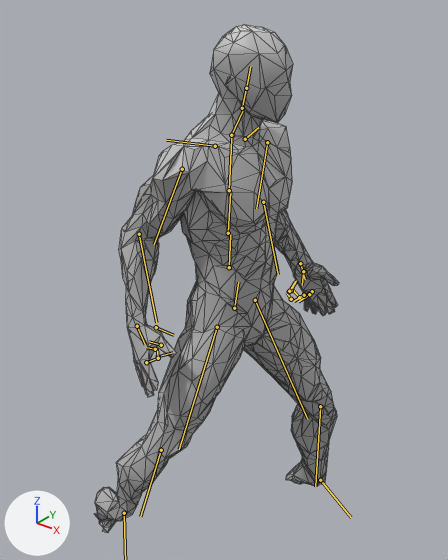
One commit to the glTF model assets/models/personaje/base/cuerpo_gigante.glb: the scene before it, then after it.
One viewpoint serves both versions: a camera (50 mm lens) standing at (1.29, -1.68, 2.42) and looking at (-0.13, 0.09, 1.32). The lights are fixed; the arrows at lower left show +X, +Y and +Z. The first picture is the older version. Both versions are drawn at frame 0 of the action 'bloquear'; the numbers are the values there. The bones that change, and the others that lie on the model, are drawn over the model as lines. Mesh edges are drawn as thin lines.

In view in the first picture: 'cuerpo'.
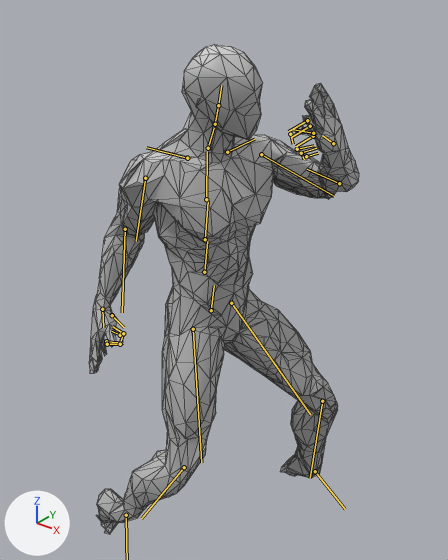
Boxes [x1, y1, x2, y2] around the edits, measured in the pictures (448 x 560 px):
'cuerpo', posed (10% wider)
    before: [94, 25, 339, 533]
    after: [89, 45, 359, 534]
bone 'pelvis', root to tip
    before: (234, 308) to (238, 282)
    after: (211, 310) to (214, 285)
bone 'spine_01', root to tip
    before: (229, 267) to (230, 234)
    after: (204, 272) to (207, 241)
bone 'spine_02', root to tip
    before: (228, 233) to (230, 191)
    after: (205, 239) to (208, 201)
bone 'spine_03', root to tip
    before: (229, 190) to (231, 138)
    after: (206, 199) to (207, 151)
bone 'neck_01', root to tip
    before: (231, 135) to (242, 111)
    after: (208, 148) to (214, 128)
bone 'head', root to tip
    before: (242, 108) to (246, 87)
    after: (215, 124) to (218, 105)
bone 'upperarm_l', root to tip
    before: (267, 142) to (256, 208)
    after: (261, 154) to (334, 196)
bone 'lowerarm_l', root to tip
    before: (263, 202) to (278, 274)
    after: (339, 183) to (307, 169)
bone 'upperarm_r', root to tip
    before: (182, 169) to (154, 244)
    after: (145, 178) to (136, 241)
bone 'lowerarm_r', root to tip
    before: (139, 234) to (156, 322)
    after: (125, 229) to (122, 312)
bone 'thigh_l', root to tip
    before: (255, 300) to (307, 419)
    after: (231, 303) to (310, 414)
bone 'calf_l', root to tip
    before: (320, 406) to (315, 486)
    after: (322, 401) to (310, 478)
bone 'foot_l', root to tip
    before: (320, 480) to (351, 517)
    after: (315, 471) to (345, 509)
bone 'thigh_r', root to tip
    before: (217, 327) to (179, 449)
    after: (193, 329) to (201, 462)
bone 'calf_r', root to tip
    before: (161, 450) to (140, 516)
    after: (184, 467) to (141, 518)

What the commit changed:
Bone 'pelvis' (bone_pelvis) moves from (0.026, 0.012, 0.119) to (0.0, -0.062, 0.01).
Bone 'pelvis' (bone_pelvis) turns from (1, 0, 0) to (0, 0, 0) degrees about its own x, y and z.
Bone 'spine_01' (bone_spine_01) turns from (0, 0, 0) to (6, 0, -1) degrees about its own x, y and z.
Bone 'spine_02' (bone_spine_02) turns from (0, 0, 0) to (0, -5, 2) degrees about its own x, y and z.
Bone 'spine_03' (bone_spine_03) turns from (0, 0, 0) to (-1, -14, 3) degrees about its own x, y and z.
Bone 'neck_01' (bone_neck_01) turns from (0, 0, 0) to (0, 9, -3) degrees about its own x, y and z.
Bone 'head' (bone_head) turns from (9, 11, 1) to (9, 20, -2) degrees about its own x, y and z.
Bone 'upperarm_l' (bone_upperarm_l) turns from (-16, -18, 6) to (28, 10, 75) degrees about its own x, y and z.
Bone 'lowerarm_l' (bone_lowerarm_l) turns from (41, -2, 12) to (127, -22, -23) degrees about its own x, y and z.
Bone 'upperarm_r' (bone_upperarm_r) turns from (-34, 6, -11) to (-34, 7, -9) degrees about its own x, y and z.
Bone 'lowerarm_r' (bone_lowerarm_r) turns from (52, 2, -9) to (52, 15, -7) degrees about its own x, y and z.
Bone 'thigh_l' (bone_thigh_l) turns from (-24, 0, -15) to (-37, 0, -20) degrees about its own x, y and z.
Bone 'calf_l' (bone_calf_l) turns from (24, -2, 2) to (43, -5, 3) degrees about its own x, y and z.
Bone 'foot_l' (bone_foot_l) turns from (117, -10, -5) to (112, -11, -4) degrees about its own x, y and z.
Bone 'thigh_r' (bone_thigh_r) turns from (7, 0, 16) to (-10, -3, 7) degrees about its own x, y and z.
Bone 'calf_r' (bone_calf_r) turns from (19, 1, 0) to (30, -6, 27) degrees about its own x, y and z.
Bone 'foot_r' (bone_foot_r) turns from (85, -34, -34) to (72, -32, -23) degrees about its own x, y and z.
